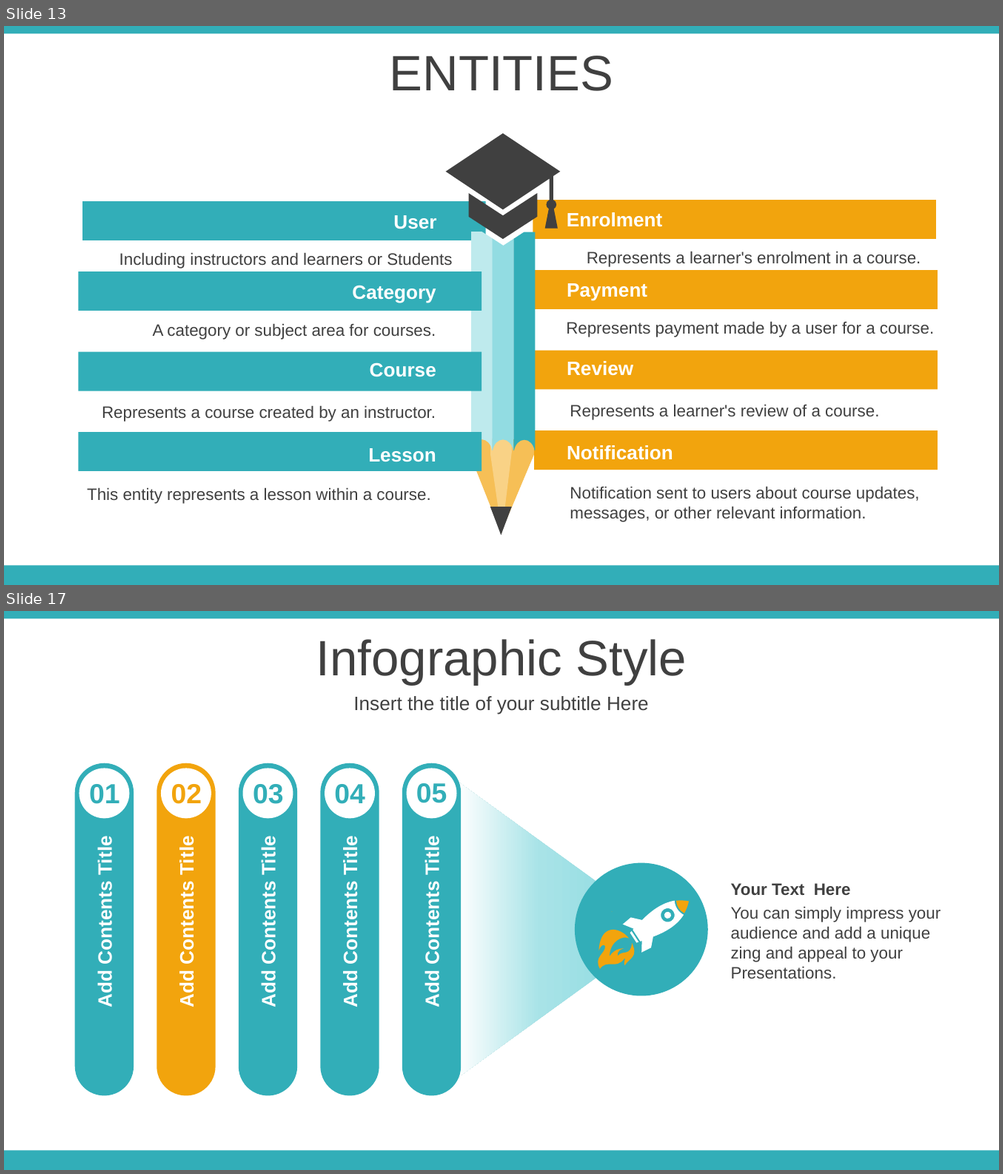
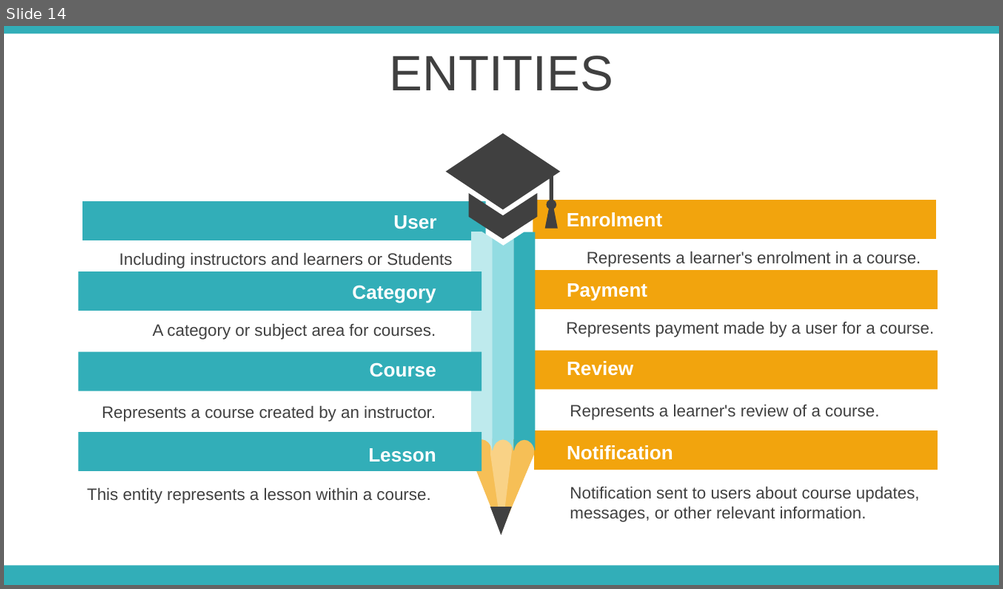
Before and after one commit to treehays/EasyLearn, a slide deck: EasyLearn/Material/02 Sample Template.pptx. Shown one above the other, each under a label of ours: slides 13 and 17 before the commit, slide 14 after it; the slides between them are not shown. The pictures are 1003x1174 and 1003x589 pixels, drawn with LibreOffice and Linux fonts; fonts in the diff are those of the drawing. Boxes give left, top, right and bottom in pixels: in the first picture for what was removed or moved away, otherwise in the second. Text is boxed around its words. In the diff, an @@ line names an element or a change of style, - is before the commit and + after.

```diff
--- a/EasyLearn/Material/02 Sample Template.pptx
+++ b/EasyLearn/Material/02 Sample Template.pptx
@@ slide 17 removed at [4,611,999,1170], background #FFFFFF; not listed: 2 template elements that a slide beside it also shows @@
@@ text removed at [316,639,686,685] @@
-Infographic Style
@@ text removed at [353,696,649,715] @@
-Insert the title of your subtitle Here
@@ rounded rectangle removed at [74,763,134,1096] @@
@@ rounded rectangle removed at [157,763,216,1096] @@
@@ rounded rectangle removed at [239,763,297,1096] @@
@@ rounded rectangle removed at [320,763,379,1096] @@
@@ rounded rectangle removed at [402,763,461,1096] @@
@@ ellipse removed at [79,768,131,819] @@
@@ text removed at [89,784,120,804] @@
-01
@@ ellipse removed at [161,768,212,819] @@
@@ text removed at [171,784,202,804] @@
-02
@@ ellipse removed at [243,768,293,819] @@
@@ text removed at [253,784,284,804] @@
-03
@@ ellipse removed at [324,768,375,819] @@
@@ text removed at [334,784,365,804] @@
-04
@@ ellipse removed at [406,768,457,819] @@
@@ text removed at [416,783,447,803] @@
-05
@@ trapezoid removed at [456,781,621,1079] @@
@@ text removed at [94,840,116,1007] @@
-Add Contents Title
@@ text removed at [176,840,197,1008] @@
-Add Contents Title
@@ text removed at [258,840,279,1007] @@
-Add Contents Title
@@ text removed at [340,840,361,1007] @@
-Add Contents Title
@@ text removed at [421,840,443,1007] @@
-Add Contents Title
@@ ellipse removed at [575,863,708,996] @@
@@ freeform shape removed at [621,893,688,954] @@
@@ freeform shape removed at [674,895,693,914] @@
@@ text removed at [731,883,851,895] @@
-Your Text Here
@@ freeform shape removed at [578,911,640,978] @@
@@ text removed at [731,906,941,979] @@
-You can simply impress your audience and add a unique zing and appeal to your Presentations.
@@ what was slide 13 is now slide 14 @@
```
Also in this commit, not shown: 1 slide changed, 4 slides added, 65 other slides removed, 39 other files.
